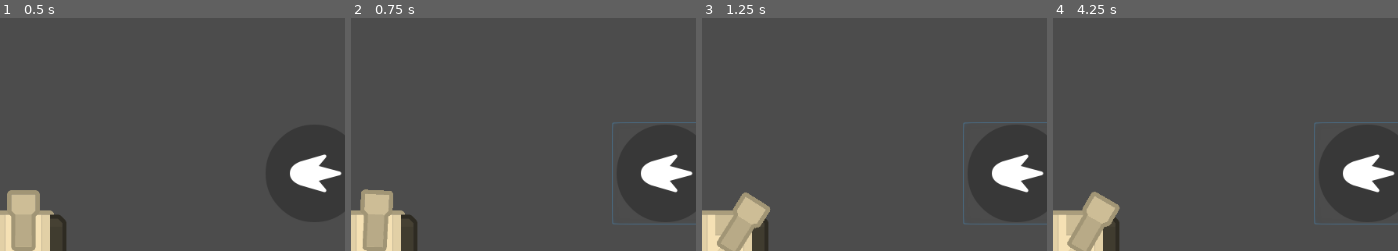
Above: before the commit, frames 1-4 (left to right).
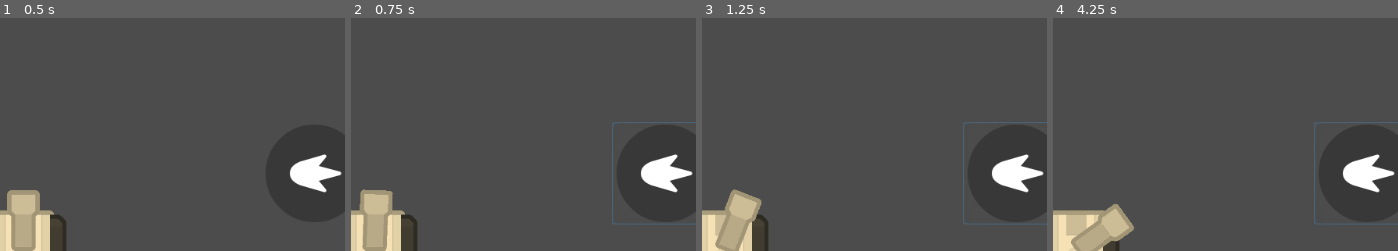
Above: after the commit, the same moments.

Repository: Dieghito124/GodotArcade-1
Game: Godot game, scene res://src/Game.tscn
The game is run twice, just before and just after one commit, with the same random seed, the same clock (stepped at 60 frames per second) and the same inputs. The engine's default icon, where the game draws it, is replaced by a stand-in: a white triangle on a blue panel in a dark square.
Inputs (mouse positions are % of the whole screen's width and height, from its top left):
- Up to frame 1 (0.5 s): no input
- Up to frame 2 (0.75 s): click (91, 83) at 0.5 s
- Up to frame 3 (1.25 s): no input
- Up to frame 4 (4.25 s): click (91, 83) at 1.25 s; click (91, 83) at 2 s; move the mouse to (75, 45) at 2.77 s; click (75, 45) at 2.92 s; move the mouse to (26, 55) at 3.52 s; click (26, 55) at 3.67 s
The pictures show only the part of the screen within x 46-96%, y 50-100%; the shares and areas given below are measured in that part.

Frame 1 is identical in both runs. In frame 2, 0.1% of the frame differs, in the area x 2-13%, y 73-100%; in frame 3, 1.1%; in frame 4, 2.0%, in the area x 4-24%, y 74-100%.

Commit message:
Changed sfx and fixed sounds scripts

Diff:
--- a/src/Player.gd
+++ b/src/Player.gd
@@ -5,10 +5,10 @@
 func _ready() -> void:
 	Events.connect("player_shot", $".", "_player_shot")
 
-var tur_mov = false
+var turret_moving : bool = false
 
 func _input(event: InputEvent) -> void:
-	if event is InputEventScreenTouch:
+	if event is InputEventScreenTouch && !turret_moving: #it allows you to rotate only if the turret has completed the previous rotation
 		var angle = $Cannon.get_angle_to(get_global_mouse_position()) + PI/2
 		if angle > PI:
 			if get_global_mouse_position().x < get_viewport_rect().size.x / 2:
@@ -16,34 +16,49 @@
 			if get_global_mouse_position().x > get_viewport_rect().size.x / 2:
 				angle = $Cannon.get_angle_to(get_global_mouse_position()) + PI/2
 		$Tween.interpolate_property($Cannon, "rotation", $Cannon.rotation,
-			$Cannon.rotation + angle, 1.5, Tween.TRANS_SINE, Tween.EASE_IN_OUT)
+			$Cannon.rotation + angle, 2, Tween.TRANS_SINE, Tween.EASE_IN_OUT)
 		$Tween.start()
 
 func _player_shot() -> void:
-	$Timers/ShotTimer.start()
-	var bul = bullet_scene.instance()
-	get_node("/root/Game/World1/Bullets").add_child(bul)
-	bul.position = self.position
-	Events.emit_signal("bullet_spawned", $Cannon.rotation)
-	_play_shot_sound()
+	if !turret_moving: #shot only if the turret is not moving
+		$Timers/ShotTimer.start()
+		var bul = bullet_scene.instance()
+		get_node("/root/Game/World1/Bullets").add_child(bul)
+		bul.position = self.position
+		Events.emit_signal("bullet_spawned", $Cannon.rotation)
+		_play_shot_sound()
 
 func _on_Tween_all_completed() -> void:
+	"""LASER CURRENTLY NOT WORKING"""
 	$Laser.clear_points()
-	$Laser.add_point($Cannon.position)
 	$Laser.add_point(get_global_mouse_position())
+	_stop_turret_sound()
 
 func _on_Tween_started(object: Object, key: NodePath) -> void:
+	turret_moving = true
 	_play_turret_sound()
 	pass #Start the FX sounds
 
 func _play_shot_sound() -> void:
-	$Cannon/CannonShot.play()
 	$Cannon/CannonShot.pitch_scale = rand_range(0.9, 1.2)
 	$Cannon/CannonShot.volume_db = rand_range(-2, 2)
-	_stop_turret_sound()
+	$Cannon/CannonShot.play()
 
-func _play_turret_sound() -> void:
+func _play_turret_sound() -> void: #there could be some problems with large rotations
+	$Cannon/TurretMove.pitch_scale = rand_range(0.7, 0.8)
+	$Cannon/TurretMove.volume_db = rand_range(-7, -3)
 	$Cannon/TurretMove.play()
 
 func _stop_turret_sound() -> void:
+	$Cannon/TurretMove.play(2.90)
+	$Cannon/TurretMove/RotationDuration.start()
+
+func _on_RotationDuration_timeout() -> void: #stops the sound after the final "click"
 	$Cannon/TurretMove.stop()
+	turret_moving = false
+
+func _process(delta: float) -> void:
+	pass
+
+func _physics_process(delta: float) -> void:
+	pass
--- a/src/Player.tscn
+++ b/src/Player.tscn
@@ -6,6 +6,7 @@
 [ext_resource path="res://assets/Tank/Tank.png" type="Texture" id=4]
 [ext_resource path="res://assets/Tank/Tank_Barrel.png" type="Texture" id=5]
 [ext_resource path="res://sound/SFX/TankShot1.wav" type="AudioStream" id=6]
+[ext_resource path="res://sound/SFX/turret_rotation.ogg" type="AudioStream" id=7]
 
 [node name="Player" type="Node2D"]
 script = ExtResource( 1 )
@@ -13,6 +14,7 @@
 
 [node name="Laser" type="Line2D" parent="."]
 texture = ExtResource( 3 )
+texture_mode = 105474240
 
 [node name="Body" type="Node2D" parent="."]
 
@@ -35,7 +37,13 @@
 stream = ExtResource( 6 )
 
 [node name="TurretMove" type="AudioStreamPlayer" parent="Cannon"]
-volume_db = -10.0
+stream = ExtResource( 7 )
+volume_db = -5.0
+pitch_scale = 0.7
+
+[node name="RotationDuration" type="Timer" parent="Cannon/TurretMove"]
+wait_time = 0.5
+one_shot = true
 
 [node name="Tween" type="Tween" parent="."]
 
@@ -44,4 +52,6 @@
 [node name="ShotTimer" type="Timer" parent="Timers"]
 wait_time = 3.0
 one_shot = true
+[connection signal="timeout" from="Cannon/TurretMove/RotationDuration" to="." method="_on_RotationDuration_timeout"]
 [connection signal="tween_all_completed" from="Tween" to="." method="_on_Tween_all_completed"]
+[connection signal="tween_started" from="Tween" to="." method="_on_Tween_started"]
Not shown, removed: sound/SFX/TankTurretMoving.wav.import
Not shown: 1 places in src/Player.tscn that only renumber resources
Not shown, removed: sound/SFX/TankTurretMoving.wav
Not shown, added: sound/SFX/turret_rotation.ogg
